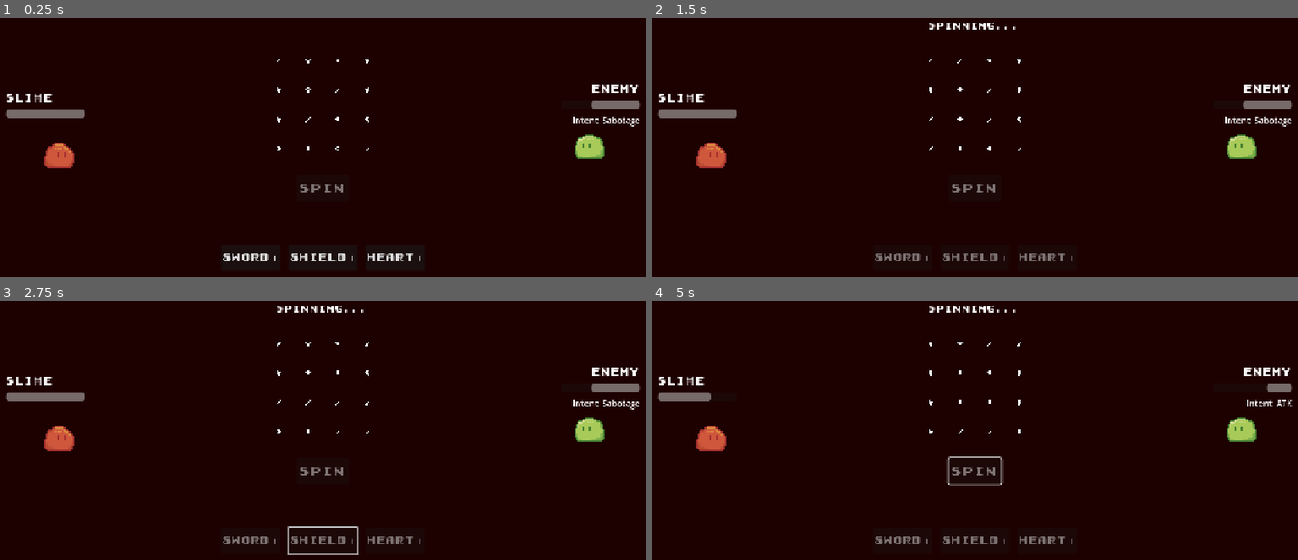
Above: before the commit, frames 1-4 (two rows, left to right).
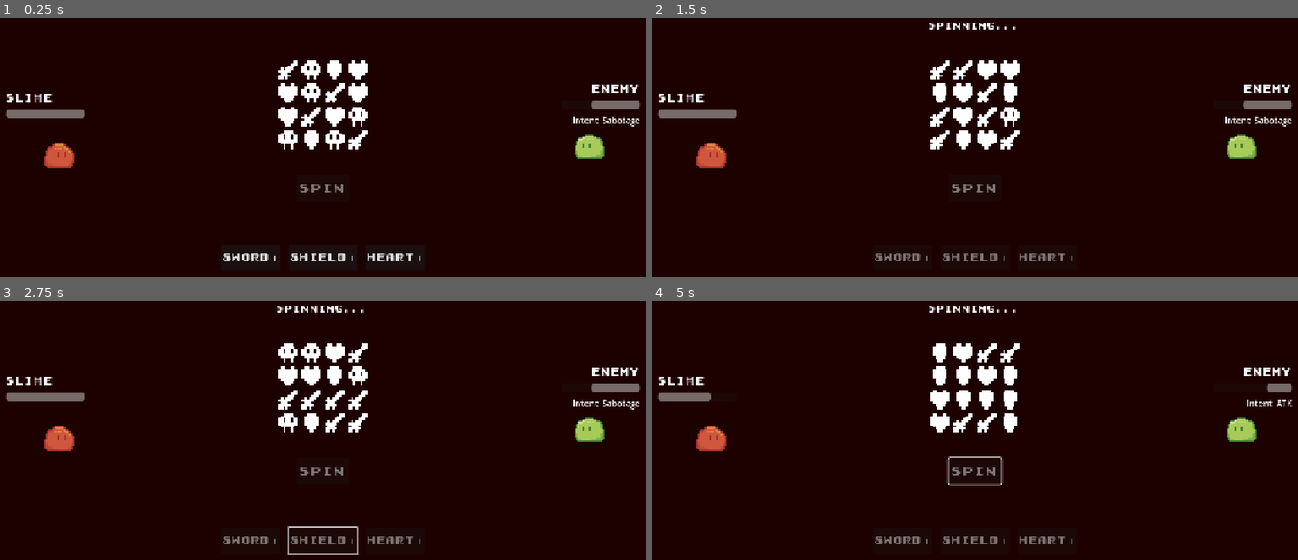
Above: after the commit, the same moments.

Repository: Tortiz-CSUF/slotchi
Game: Godot game, scene res://scenes/battle_arena.tscn
The game is run twice, just before and just after one commit, with the same random seed, the same clock (stepped at 60 frames per second) and the same inputs. The project has no main scene, so this scene is started directly.
Inputs:
- Up to frame 1 (0.25 s): no input
- Up to frame 2 (1.5 s): click "Sword+" at 0.5 s; click "SPIN" at 1.25 s
- Up to frame 3 (2.75 s): tap Enter (ui_accept) at 2, 2.27 s; hold Right (ui_right) from 2.03 s (still down)
- Up to frame 4 (5 s): release Right (ui_right) at 2.78 s; hold Down (ui_down) 2.78-3.53 s; tap Enter (ui_accept) at 3.02, 3.5, 4.25, 4.52 s; hold Right (ui_right) 3.53-4.28 s; hold Up (ui_up) from 4.28 s (still down)

The runs differ from the first frame. In frame 1, 2.1% of the frame differs, in the area x 42-58%, y 15-52%; in frame 2, 2.0%; in frame 3, 2.0%; in frame 4, 2.1%.

Commit message:
slotchi_Interim_12

Diff:
--- a/scenes/battle_arena.tscn
+++ b/scenes/battle_arena.tscn
@@ -240,84 +240,100 @@
 columns = 4
 
 [node name="Slot0" type="TextureRect" parent="SlotGrid" unique_id=1270883304]
-custom_minimum_size = Vector2(48, 48)
-layout_mode = 2
-stretch_mode = 3
+custom_minimum_size = Vector2(36, 36)
+layout_mode = 2
+expand_mode = 1
+stretch_mode = 4
 
 [node name="Slot1" type="TextureRect" parent="SlotGrid" unique_id=2062987352]
-custom_minimum_size = Vector2(48, 48)
-layout_mode = 2
-stretch_mode = 3
+custom_minimum_size = Vector2(36, 36)
+layout_mode = 2
+expand_mode = 1
+stretch_mode = 4
 
 [node name="Slot2" type="TextureRect" parent="SlotGrid" unique_id=643618353]
-custom_minimum_size = Vector2(48, 48)
-layout_mode = 2
-stretch_mode = 3
+custom_minimum_size = Vector2(36, 36)
+layout_mode = 2
+expand_mode = 1
+stretch_mode = 4
 
 [node name="Slot3" type="TextureRect" parent="SlotGrid" unique_id=1406628086]
-custom_minimum_size = Vector2(48, 48)
-layout_mode = 2
-stretch_mode = 3
+custom_minimum_size = Vector2(36, 36)
+layout_mode = 2
+expand_mode = 1
+stretch_mode = 4
 
 [node name="Slot4" type="TextureRect" parent="SlotGrid" unique_id=1852537582]
-custom_minimum_size = Vector2(48, 48)
-layout_mode = 2
-stretch_mode = 3
+custom_minimum_size = Vector2(36, 36)
+layout_mode = 2
+expand_mode = 1
+stretch_mode = 4
 
 [node name="Slot5" type="TextureRect" parent="SlotGrid" unique_id=1549976367]
-custom_minimum_size = Vector2(48, 48)
-layout_mode = 2
-stretch_mode = 3
+custom_minimum_size = Vector2(36, 36)
+layout_mode = 2
+expand_mode = 1
+stretch_mode = 4
 
 [node name="Slot6" type="TextureRect" parent="SlotGrid" unique_id=139174241]
-custom_minimum_size = Vector2(48, 48)
-layout_mode = 2
-stretch_mode = 3
+custom_minimum_size = Vector2(36, 36)
+layout_mode = 2
+expand_mode = 1
+stretch_mode = 4
 
 [node name="Slot7" type="TextureRect" parent="SlotGrid" unique_id=628500522]
-custom_minimum_size = Vector2(48, 48)
-layout_mode = 2
-stretch_mode = 3
+custom_minimum_size = Vector2(36, 36)
+layout_mode = 2
+expand_mode = 1
+stretch_mode = 4
 
 [node name="Slot8" type="TextureRect" parent="SlotGrid" unique_id=18431963]
-custom_minimum_size = Vector2(48, 48)
-layout_mode = 2
-stretch_mode = 3
+custom_minimum_size = Vector2(36, 36)
+layout_mode = 2
+expand_mode = 1
+stretch_mode = 4
 
 [node name="Slot9" type="TextureRect" parent="SlotGrid" unique_id=1269383492]
-custom_minimum_size = Vector2(48, 48)
-layout_mode = 2
-stretch_mode = 3
+custom_minimum_size = Vector2(36, 36)
+layout_mode = 2
+expand_mode = 1
+stretch_mode = 4
 
 [node name="Slot10" type="TextureRect" parent="SlotGrid" unique_id=1317632077]
-custom_minimum_size = Vector2(48, 48)
-layout_mode = 2
-stretch_mode = 3
+custom_minimum_size = Vector2(36, 36)
+layout_mode = 2
+expand_mode = 1
+stretch_mode = 4
 
 [node name="Slot11" type="TextureRect" parent="SlotGrid" unique_id=1945526091]
-custom_minimum_size = Vector2(48, 48)
-layout_mode = 2
-stretch_mode = 3
+custom_minimum_size = Vector2(36, 36)
+layout_mode = 2
+expand_mode = 1
+stretch_mode = 4
 
 [node name="Slot12" type="TextureRect" parent="SlotGrid" unique_id=968878395]
-custom_minimum_size = Vector2(48, 48)
-layout_mode = 2
-stretch_mode = 3
+custom_minimum_size = Vector2(36, 36)
+layout_mode = 2
+expand_mode = 1
+stretch_mode = 4
 
 [node name="Slot13" type="TextureRect" parent="SlotGrid" unique_id=1068150561]
-custom_minimum_size = Vector2(48, 48)
-layout_mode = 2
-stretch_mode = 3
+custom_minimum_size = Vector2(36, 36)
+layout_mode = 2
+expand_mode = 1
+stretch_mode = 4
 
 [node name="Slot14" type="TextureRect" parent="SlotGrid" unique_id=265310892]
-custom_minimum_size = Vector2(48, 48)
-layout_mode = 2
-stretch_mode = 3
+custom_minimum_size = Vector2(36, 36)
+layout_mode = 2
+expand_mode = 1
+stretch_mode = 4
 
 [node name="Slot15" type="TextureRect" parent="SlotGrid" unique_id=688728965]
-custom_minimum_size = Vector2(48, 48)
-layout_mode = 2
-stretch_mode = 3
+custom_minimum_size = Vector2(36, 36)
+layout_mode = 2
+expand_mode = 1
+stretch_mode = 4
 
 [node name="CardContainer" type="MarginContainer" parent="." unique_id=1662029506]
 layout_mode = 1
